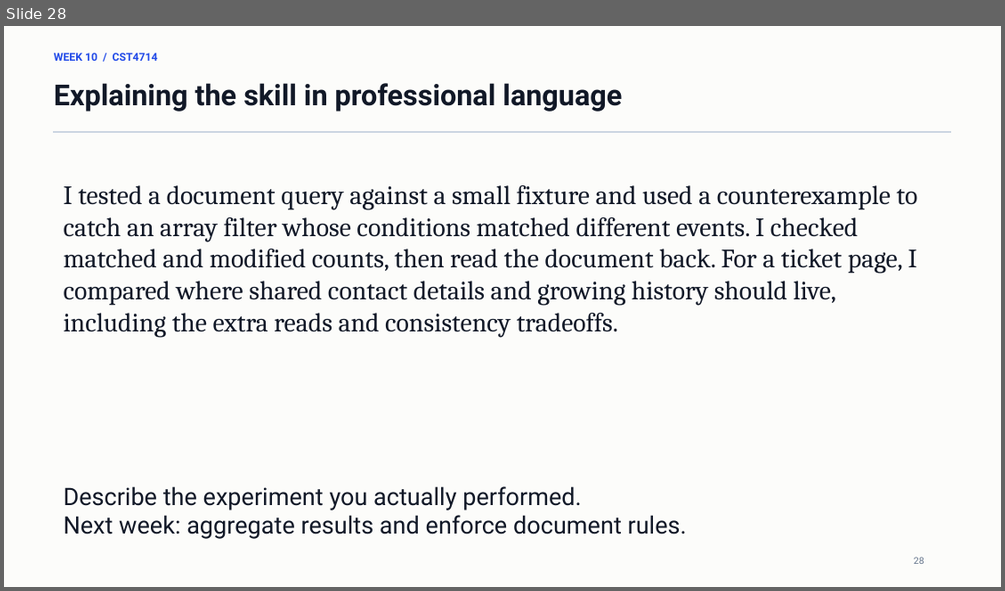
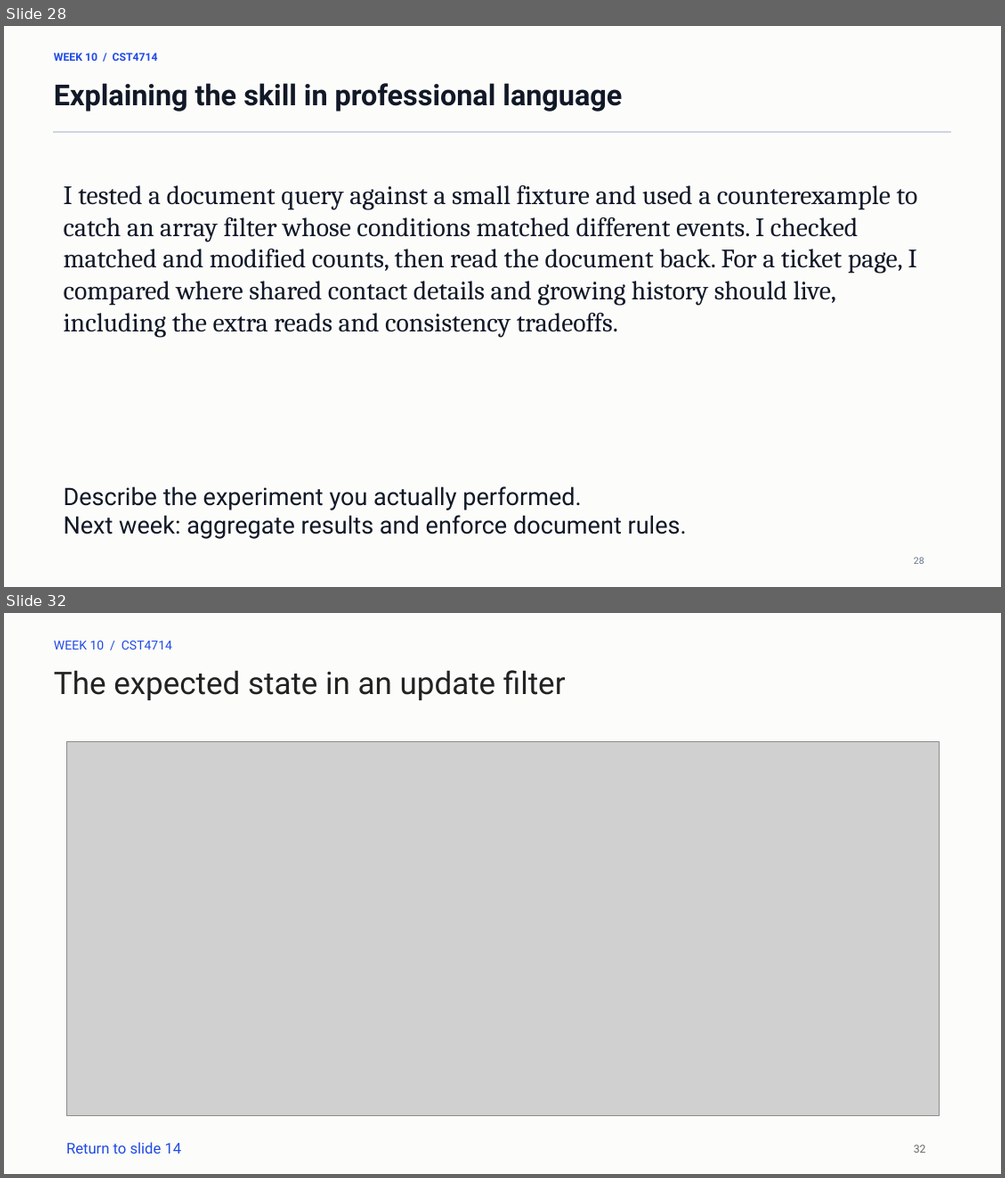
Before and after one commit to lolusername/CST4714_DB_admin, a slide deck: week_10/week_10_mql_document_modeling.pptx. Shown one above the other, each under a label of ours: slide 28 before the commit, slides 28 and 32 after it; the slides between them are not shown. The pictures are 1005x591 and 1005x1178 pixels, drawn with LibreOffice and Linux fonts; fonts in the diff are those of the drawing; grey boxes stand for pictures. Boxes give left, top, right and bottom in pixels: in the first picture for what was removed or moved away, otherwise in the second. Text is boxed around its words. In the diff, an @@ line names an element or a change of style, - is before the commit and + after.

Commit message:
Prepare Week 10 with spoken scripts, static diagrams, and embedded videos

```diff
--- a/week_10/week_10_mql_document_modeling.pptx
+++ b/week_10/week_10_mql_document_modeling.pptx
@@ slide 32 added at (4,613,1001,1174), background #FCFCFA @@
@@ text added at (54,641,172,649), 12 pt, text #214AE8 @@
+WEEK 10 / CST4714
@@ text added at (54,670,566,700), 30 pt, text #222222 @@
+The expected state in an update filter
@@ picture added at (66,742,938,1116) @@
@@ text added at (66,1142,182,1153), 14.2 pt, text #214AE8 @@
+Return to slide 14
@@ text added at (914,1144,926,1152), 10.5 pt, text #666666 @@
+32
```
Also in this commit, not shown: 5 slides changed, 2 other slides added, 9 other files.
